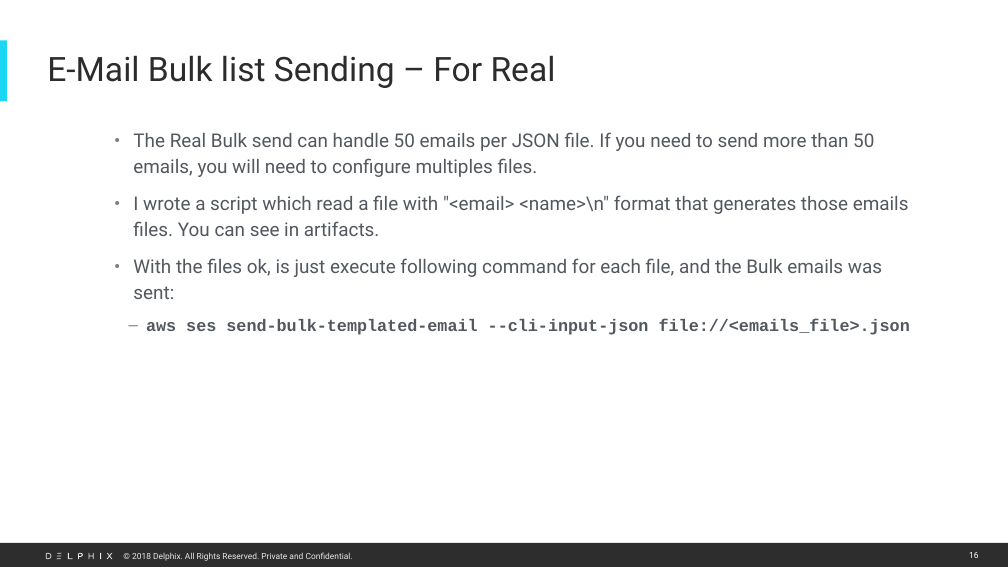
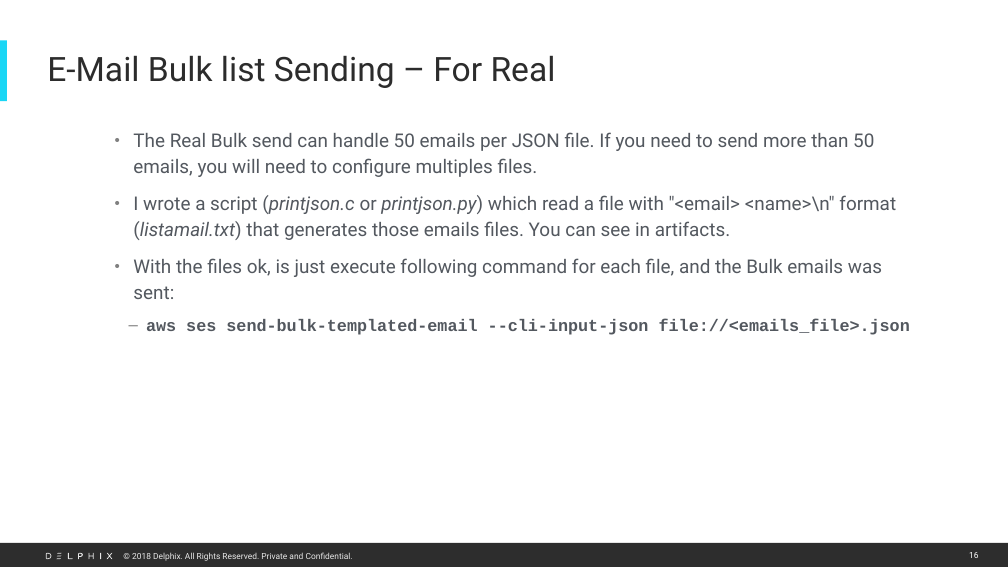
Before and after one commit to marzulo/AWS_SES_artifacts, a slide deck: slide 16 of How to configure AWS SES.pptx. Drawn at 1008x567 pixels with LibreOffice and Linux fonts; fonts in the diff are those of the drawing. Boxes give left, top, right and bottom in pixels: in the first picture for what was removed or moved away, otherwise in the second. Text is boxed around its words. In the diff, an @@ line names an element or a change of style, - is before the commit and + after.

```diff
--- a/How to configure AWS SES.pptx
+++ b/How to configure AWS SES.pptx
@@ text at <box>133,195,896,240</box>: text changed @@
-• I wrote a script which read a file with "<email> <name>\n" format that generates those emails files. You can see in artifacts.
+• I wrote a script (printjson.c or printjson.py) which read a file with "<email> <name>\n" format (listamail.txt) that generates those emails files. You can see in artifacts.
```
Also in this commit, not shown: 8 other slides changed.
